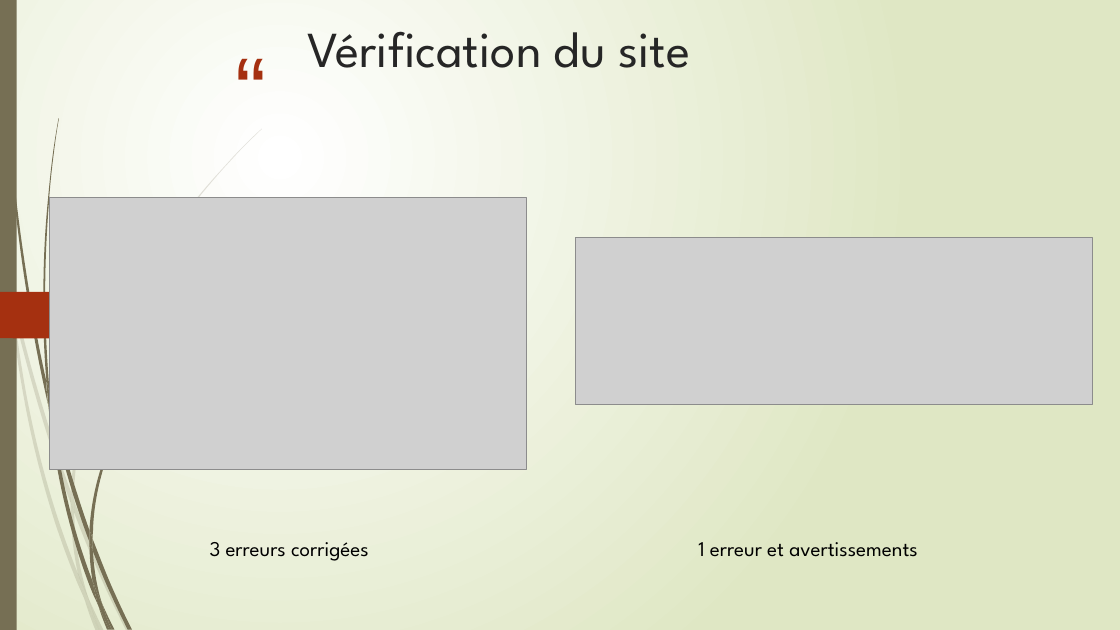
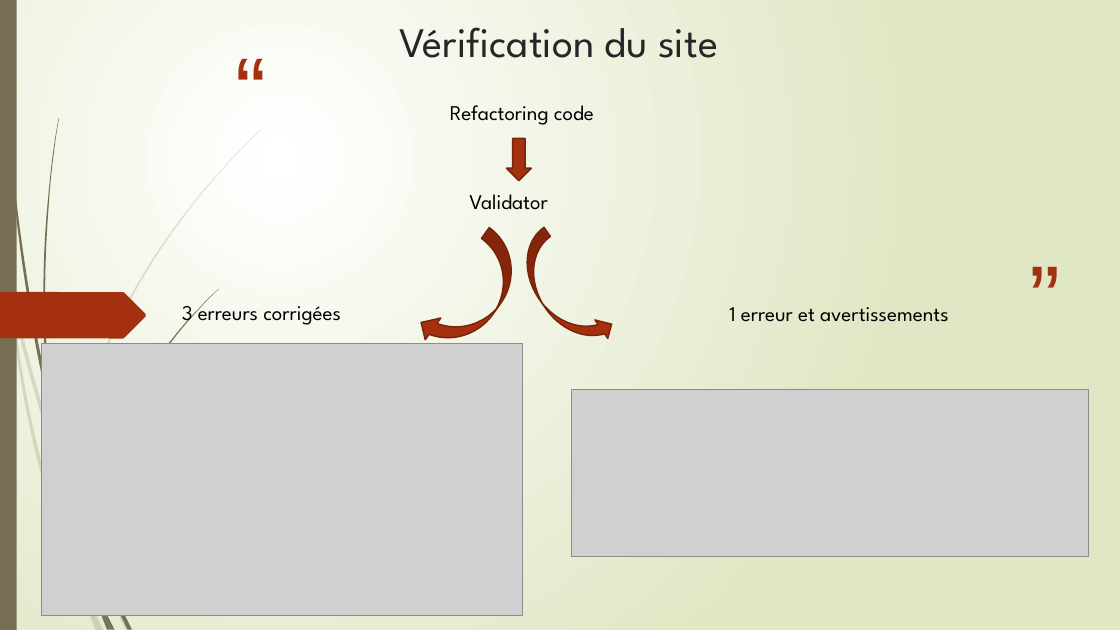
Before and after one commit to LaureenPerrin/project3, a slide deck: slide 19 of pp_p3/Application web de réservation de vélo.pptx. Drawn at 1120x630 pixels with LibreOffice and Linux fonts; fonts in the diff are those of the drawing; grey boxes stand for pictures. Boxes give left, top, right and bottom in pixels: in the first picture for what was removed or moved away, otherwise in the second. Text is boxed around its words. In the diff, an @@ line names an element or a change of style, - is before the commit and + after.

```diff
--- a/pp_p3/Application web de réservation de vélo.pptx
+++ b/pp_p3/Application web de réservation de vélo.pptx
@@ title "Vérification du site": place and size @@
-title "Vérification du site" at [307, 31, 690, 68]
+title "Vérification du site" at [399, 27, 718, 58]
@@ title "Vérification du site" at [399, 27, 718, 58]: size 43.2 to 36 pt; alignment left to centre @@
@@ text added at [450, 105, 594, 125], 18 pt, text #000000 @@
+Refactoring code
@@ down arrow added at [507, 139, 532, 181], fill #A53010, outline #7A240C 1.25 pt @@
@@ text added at [469, 194, 547, 210], 18 pt, text #000000 @@
+Validator
@@ curved down arrow added at [414, 228, 533, 365], fill #A53010, outline #7A240C 1.25 pt @@
@@ curved down arrow added at [507, 227, 619, 359], fill #A53010, outline #7A240C 1.25 pt @@
@@ text added at [1022, 267, 1078, 321], 80 pt, text #A53010 @@
+”
@@ text "3 erreurs corrigées" rewrapped from [210, 542, 369, 561] to [182, 299, 341, 326] @@
@@ text "1 erreur et avertissements": place and size @@
-text "1 erreur et avertissements" at [698, 542, 918, 557]
+text "1 erreur et avertissements" at [729, 307, 949, 322]
@@ picture: place and size @@
-picture at [49, 197, 526, 470]
+picture at [41, 344, 522, 616]
@@ picture: place and size @@
-picture at [576, 238, 1092, 405]
+picture at [571, 389, 1088, 556]
@@ freeform shape removed at [71, 503, 88, 597] @@
@@ freeform shape removed at [71, 492, 74, 513] @@
@@ group removed at [46, 377, 102, 607]: 5 freeform shapes @@
```
Also in this commit, not shown: 5 other slides changed.
